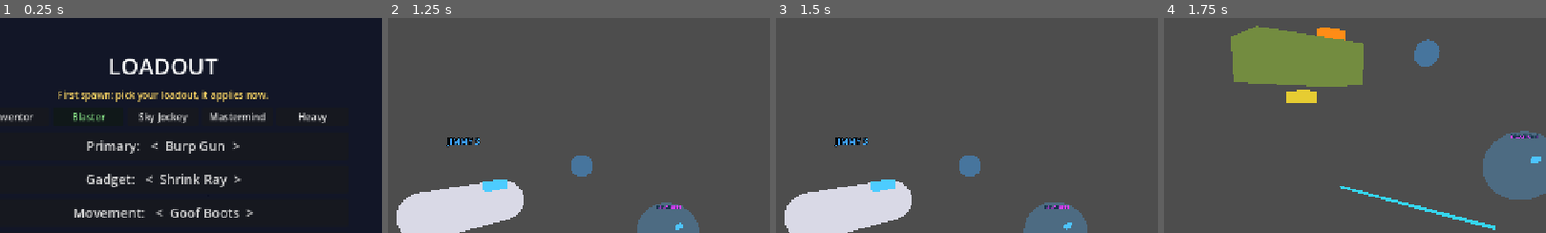
Above: before the commit, frames 1-4 (left to right).
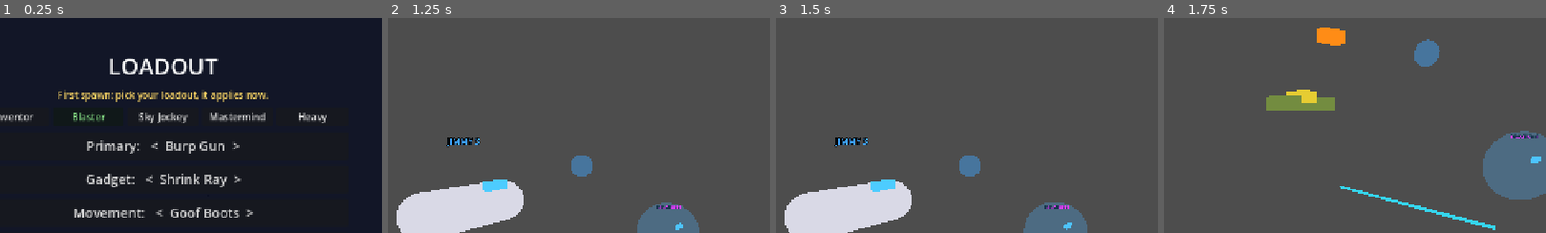
Above: after the commit, the same moments.

Repository: sirbilliams/NeutronArena-Android
Game: Godot game, scene res://tools/shots_loadout.tscn
Two runs of this game, one before a commit and one after it. Both use one fixed random seed, a clock stepped at 60 frames per second and the inputs below. This scene is started directly instead of the project's main scene.
Inputs (mouse positions are % of the whole screen's width and height, from its top left):
- Up to frame 1 (0.25 s): no input
- Up to frame 2 (1.25 s): tap Enter at 0.5 s; move the mouse to (72, 45) at 0.52 s; hold D (move_right) from 0.53 s (still down); hold Shift (movement) from 0.53 s (still down); tap Q (gadget) at 0.6 s; click (72, 45) at 0.67 s; tap Space (jump) at 0.77, 1.07 s
- Up to frame 3 (1.5 s): move the mouse to (30, 55) at 1.27 s; release D (move_right) at 1.28 s; release Shift (movement) at 1.28 s; hold S (move_back) from 1.28 s (still down); tap Shift (movement) at 1.35 s
- Up to frame 4 (1.75 s): keep holding S (move_back); tap Space (jump) at 1.52 s; tap F (ultimate) at 1.55 s
The pictures show only the part of the screen within x 29-79%, y 8-58%; the shares and areas given below are measured in that part.

Frames 1-3 are identical in both runs. In frame 4, 9.2% of the frame differs, in the area x 17-53%, y 3-44%.

Commit message:
Team-specific scooter ultimate (Goddard scooter / Negatron scooter model), scale + deck fix

Diff:
--- a/scripts/balance.gd
+++ b/scripts/balance.gd
@@ -26,7 +26,7 @@
 }
 const ULTIMATES := {
 	&"rocket_ship": {"name": "Rocket Ship", "desc": "Fly and fire rockets for 8 s.", "cost": 200, "duration": 8.0, "fly_speed": 13.0, "weapon": &"rocket"},
-	&"goddard_scooter": {"name": "Goddard Scooter", "desc": "Fast vehicle, ram enemies for 8 s.", "cost": 200, "duration": 8.0, "speed_mult": 2.4, "ram_damage": 45, "ram_interval": 0.8, "ram_radius": 1.8},
+	&"goddard_scooter": {"name": "Goddard Scooter", "name_negatron": "Negatron Scooter", "desc": "Fast vehicle, ram enemies for 8 s.", "cost": 200, "duration": 8.0, "speed_mult": 2.4, "ram_damage": 45, "ram_interval": 0.8, "ram_radius": 1.8},
 }
 ## slot order: primary, gadget, movement, ultimate
 const CLASSES := {
--- a/scripts/hud.gd
+++ b/scripts/hud.gd
@@ -98,7 +98,7 @@
 		fuel_bar.value = me.fuel
 		var gtxt := "READY" if me.gadget_cd <= 0.0 else "%.1fs" % me.gadget_cd
 		var utxt := "ACTIVE %.1fs" % me.status.get("ult", 0.0) if me.has_status("ult") else ("READY (F / LB+RB)" if me.ult_charge >= cost else "%d%%" % int(100.0 * me.ult_charge / cost))
-		gear_label.text = "%s | Gadget [Q/LB] %s: %s | Move [Shift/RB] %s | Ult %s: %s%s" % [me.weapon.display_name, me.gadget.display_name, gtxt, me.movement.display_name, me.ultimate.display_name, utxt, ("  SHIELD %d" % int(me.status_val.get("shield", 0)) if me.has_status("shield") else "")]
+		gear_label.text = "%s | Gadget [Q/LB] %s: %s | Move [Shift/RB] %s | Ult %s: %s%s" % [me.weapon.display_name, me.gadget.display_name, gtxt, me.movement.display_name, me.ultimate.name_for(me.team), utxt, ("  SHIELD %d" % int(me.status_val.get("shield", 0)) if me.has_status("shield") else "")]
 		kd_label.text = "%s   kills %d  deaths %d" % [Config.TEAM_NAMES[me.team], world.kills.get(me.peer_id, 0), world.deaths.get(me.peer_id, 0)]
 		cross.visible = me.alive and not world.match_over
 		if world.match_over:
@@ -125,6 +125,7 @@
 	if open:
 		Input.mouse_mode = Input.MOUSE_MODE_VISIBLE
 		if me:
+			menu.team = me.team
 			menu.set_loadout(me.pending_loadout if not me.pending_loadout.is_empty() else me.loadout)
 		menu.set_info("First spawn: pick your loadout, it applies now." if first_pending else ("Dead: your choice applies when you respawn." if me and not me.alive else "Applies on your next respawn. [L] / Back closes."))
 		menu.focus_first()
--- a/scripts/loadout_menu.gd
+++ b/scripts/loadout_menu.gd
@@ -6,6 +6,7 @@
 signal confirmed(loadout: Dictionary)
 
 var loadout := Loadout.default_loadout()
+var team := 0   ## set by the owner; only changes display names
 var _slot_btns := {}      # slot -> Button
 var _options := {}        # slot -> Array of ids
 var _desc: Label
@@ -91,7 +92,7 @@
 		&"primary": return WeaponData.get_weapon(id).display_name
 		&"gadget": return GadgetData.get_gadget(id).display_name
 		&"movement": return MovementData.get_movement(id).display_name
-		_: return UltimateData.get_ultimate(id).display_name
+		_: return UltimateData.get_ultimate(id).name_for(team)
 
 func _desc_of(s: StringName, id: StringName) -> String:
 	match s:
--- a/scripts/player.gd
+++ b/scripts/player.gd
@@ -43,6 +43,8 @@
 var fx_jet: Node3D
 var fx_shield: Node3D
 var fx_ship: Node3D
+var scooter_model: Node3D   # Negatron riding his own scooter (swapped in during the ultimate)
+var scooter_anim: AnimationPlayer
 var fx_drone: Node3D
 var fx_mark: Label3D
 var fx_hook: Node3D
@@ -124,6 +126,15 @@
 	base_scale = s
 	model.scale = Vector3.ONE * s
 	add_child(model)
+	if team == Config.TEAM_NEGATRON:
+		scooter_model = Assets.try_scene("nummey_scooter.glb") as Node3D
+		if scooter_model:
+			scooter_model.scale = Vector3.ONE * s
+			scooter_model.visible = false
+			add_child(scooter_model)
+			scooter_anim = scooter_model.get_node_or_null("AnimationPlayer") as AnimationPlayer
+			if scooter_anim and scooter_anim.has_animation("nummeyscooter"):
+				scooter_anim.get_animation("nummeyscooter").loop_mode = Animation.LOOP_LINEAR
 	anim = model.get_node_or_null("AnimationPlayer") as AnimationPlayer
 	if anim == null:
 		return
@@ -422,8 +433,16 @@
 	cur_shrink = lerpf(cur_shrink, shr, 1.0 - exp(-10.0 * dt))
 	if model:
 		model.rotation.y = model_yaw + MODEL_YAW
-		model.visible = alive and not ult_is(&"rocket_ship")
+		var neg_sc := scooter_model != null and ult_is(&"goddard_scooter")
+		model.visible = alive and not ult_is(&"rocket_ship") and not neg_sc
+		if scooter_model:
+			scooter_model.visible = alive and neg_sc
+			scooter_model.rotation.y = model_yaw + MODEL_YAW
+			scooter_model.scale = Vector3.ONE * base_scale * cur_shrink
+			if neg_sc and scooter_anim and scooter_anim.current_animation != "nummeyscooter":
+				scooter_anim.play("nummeyscooter")
 		model.scale = Vector3.ONE * base_scale * cur_shrink
+		model.position.y = 25.0 * Config.WORLD_SCALE * cur_shrink if ult_is(&"goddard_scooter") and team == Config.TEAM_JIMMY else 0.0   # rider stands on the scooter deck
 	if gear:
 		gear.rotation.y = model_yaw
 		gear.scale = Vector3.ONE * cur_shrink
@@ -457,7 +476,7 @@
 		if m and m.material_override:
 			(m.material_override as StandardMaterial3D).albedo_color = Color(0.4, 1.0, 0.6, 0.28) if (fl & 4) != 0 and not has_status("shield") else Color(0.3, 0.7, 1.0, 0.3)
 	if fx_ship:
-		fx_ship.visible = alive and (ult_is(&"rocket_ship") or ult_is(&"goddard_scooter"))
+		fx_ship.visible = alive and (ult_is(&"rocket_ship") or (ult_is(&"goddard_scooter") and (team == Config.TEAM_JIMMY or scooter_model == null)))
 	if fx_drone:
 		fx_drone.visible = alive and has_status("drone")
 		fx_drone.position = Vector3(cos(Time.get_ticks_msec() / 400.0) * 0.8, 2.0 + sin(Time.get_ticks_msec() / 300.0) * 0.1, sin(Time.get_ticks_msec() / 400.0) * 0.8)
@@ -599,7 +618,7 @@
 	gear.add_child(fx_shield)
 	# ultimate vehicle
 	fx_ship = Node3D.new()
-	fx_ship.position.y = 0.6
+	fx_ship.position.y = 0.6 if ultimate.id == &"rocket_ship" else 0.0
 	if ultimate.id == &"rocket_ship":
 		var sh := Fx.model("ase/n1/strato.glb")
 		if sh:
@@ -611,12 +630,14 @@
 			mi.rotation.x = PI / 2.0
 			fx_ship.add_child(mi)
 	else:
-		var sc := Fx.model("ase/n1/godscooter.glb")
+		# raw model units (like the characters): ~101 tall, head/handlebars at -Z (forward), deck top ~y 25 around z +8
+		var sc := Fx.model("ase/n1/godscooter.glb") if team == Config.TEAM_JIMMY else null
 		if sc:
-			Fx.fit(sc, 2.0)
+			sc.scale = Vector3.ONE * Config.WORLD_SCALE
+			sc.position = Vector3(0, 0, -8.0 * Config.WORLD_SCALE)
 			fx_ship.add_child(sc)
 		else:
-			fx_ship.add_child(Fx.box(Vector3(0.8, 0.6, 1.8), Color(0.45, 0.55, 0.25)))
+			fx_ship.add_child(Fx.box(Vector3(0.4, 0.2, 1.0), Color(0.45, 0.55, 0.25)))
 	fx_ship.visible = false
 	gear.add_child(fx_ship)
 	fx_drone = Fx.sphere(0.18, Color(0.9, 0.9, 0.3))
--- a/scripts/ultimate_data.gd
+++ b/scripts/ultimate_data.gd
@@ -22,3 +22,7 @@
 
 func f(key: String, dflt := 0.0) -> float:
 	return float(p.get(key, dflt))
+
+## Team-specific display name (Jimmy: Goddard Scooter, Negatron: Negatron Scooter)
+func name_for(team: int) -> String:
+	return str(p.get("name_negatron", display_name)) if team == Config.TEAM_NEGATRON else display_name
--- /dev/null
+++ b/tools/shots_scooter.gd
@@ -0,0 +1,63 @@
+extends Node3D
+## Loadout screenshots. Run: tools/vrun.sh res://tools/shots_loadout.tscn -- --out=DIR
+var world: World
+var cam: Camera3D
+var out := "/home/bill/Projects/arena-assets/shots/loadouts"
+var f := 0
+var plan := []
+var menu: LoadoutMenu
+var a: Player
+var b: Player
+
+func _ready() -> void:
+	for arg in OS.get_cmdline_user_args():
+		if arg.begins_with("--out="): out = arg.substr(6)
+	DirAccess.make_dir_recursive_absolute(out)
+	world = World.new(); add_child(world)
+	print("build ", world.build())
+	cam = Camera3D.new(); cam.far = 2000; add_child(cam); cam.current = true
+	await get_tree().physics_frame
+	await get_tree().physics_frame
+	var mid := Vector3(20, 0, -120)
+	world.c_add_player(3, 0, Transform3D(Basis(Vector3.UP, 0.0), mid + Vector3(0, 0.1, 3)))
+	world.c_add_player(4, 1, Transform3D(Basis(Vector3.UP, PI), mid + Vector3(0, 0.1, -5)))
+	a = world.players[3]; b = world.players[4]
+	for p in [a, b]:
+		p.is_local = false
+		if p.cam: p.cam.current = false
+	cam.current = true
+	a.model_yaw = 0.0
+	b.model_yaw = PI
+	a.t_yaw = 0.0; b.t_yaw = PI
+	var lo := CanvasLayer.new(); lo.layer = 10; add_child(lo)
+	menu = (load("res://scenes/loadout_menu.tscn") as PackedScene).instantiate() as LoadoutMenu
+	menu.visible = false
+	lo.add_child(menu)
+	a.set_loadout(Loadout.from_class(&"blaster"), 100)
+	b.set_loadout(Loadout.from_class(&"blaster"), 100)
+	a.position = mid + Vector3(-2.5, 0.1, 0); a.t_pos = a.position
+	b.position = mid + Vector3(2.5, 0.1, 0); b.t_pos = b.position
+	a.model_yaw = 0.0; a.t_yaw = 0.0; b.model_yaw = 0.0; b.t_yaw = 0.0
+	a.set_status("ult", 99.0)
+	b.set_status("ult", 99.0)
+	plan = [
+		[20, func(): _cam(mid + Vector3(-2.5, 0.9, 3.2), mid + Vector3(-2.5, 0.55, 0), 50)],
+		[40, func(): _snap("scooter_ultimate_jimmy")],
+		[41, func(): _cam(mid + Vector3(2.5, 0.9, 3.2), mid + Vector3(2.5, 0.55, 0), 50)],
+		[60, func(): _snap("scooter_ultimate_negatron"); get_tree().quit()],
+	]
+
+func _cam(pos: Vector3, look: Vector3, fov: float) -> void:
+	cam.projection = Camera3D.PROJECTION_PERSPECTIVE
+	cam.fov = fov
+	cam.global_position = pos
+	cam.look_at(look)
+
+func _process(_d: float) -> void:
+	f += 1
+	for s in plan:
+		if s[0] == f: s[1].call()
+
+func _snap(n: String) -> void:
+	get_viewport().get_texture().get_image().save_png(out + "/" + n + ".png")
+	print("saved ", n)
--- /dev/null
+++ b/tools/shots_scooter.tscn
@@ -0,0 +1,6 @@
+[gd_scene load_steps=2 format=3]
+
+[ext_resource type="Script" path="res://tools/shots_scooter.gd" id="1"]
+
+[node name="Shots" type="Node3D"]
+script = ExtResource("1")
